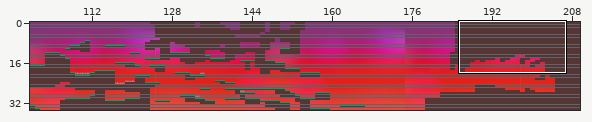
Tiled map -- android/assets/SegundoNivel2.tmx. The picture above shows the old version from afar; the outline marks the close-up.
Close-up. Old version:
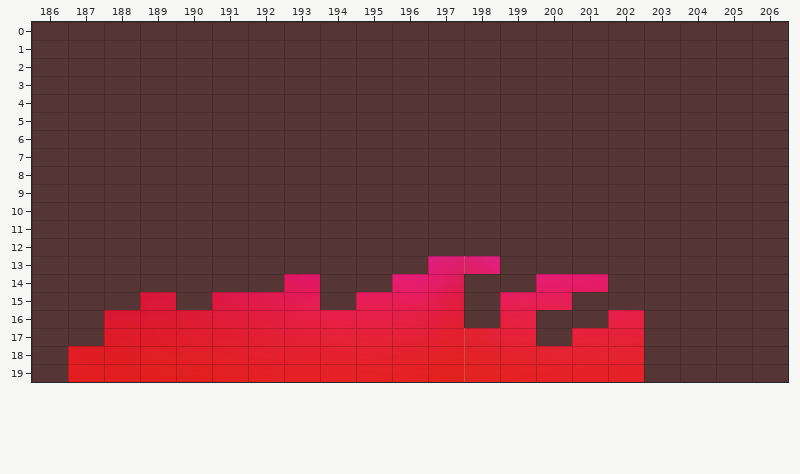
Cells are 64x32 px. Shown: x 186..206, y 0..19. The commit also changed other parts of the map, which this record leaves out.
The result:
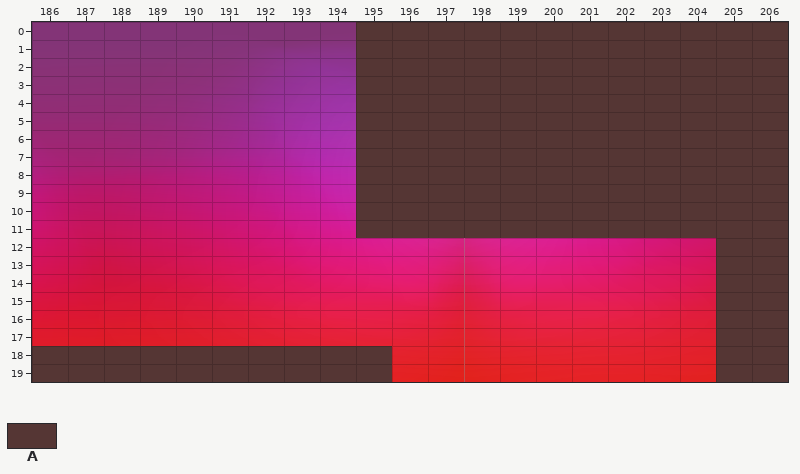
Key: from "Untitled-9": A 82.
_ is an empty cell.
Change:
Layer "pastoPicos":
y 0..11: x 186..194 AAAAAAAAA -> _________
y 12: x 186..204 AAAAAAAAAAAAAAAAAAA -> ___________________
y 13: x 186..196 AAAAAAAAAAA -> ___________; x 199..204 AAAAAA -> ______
y 14: x 186..192 AAAAAAA -> _______; x 194..195 AA -> __; x 198..199 AA -> __; x 202..204 AAA -> ___
y 15: x 186..188 AAA -> ___; x 190 A -> _; x 194 A -> _; x 198 A -> _; x 201..204 AAAA -> ____
y 16: x 186..187 AA -> __; x 198 A -> _; x 200..201 AA -> __; x 203..204 AA -> __
y 17: x 186..187 AA -> __; x 200 A -> _; x 203..204 AA -> __
y 18..19: x 187..195 _________ -> AAAAAAAAA; x 203..204 AA -> __
Where, in picture pixels (left, top, right, bottom), the same in both close-ups:
changed: (32, 22, 716, 382)
